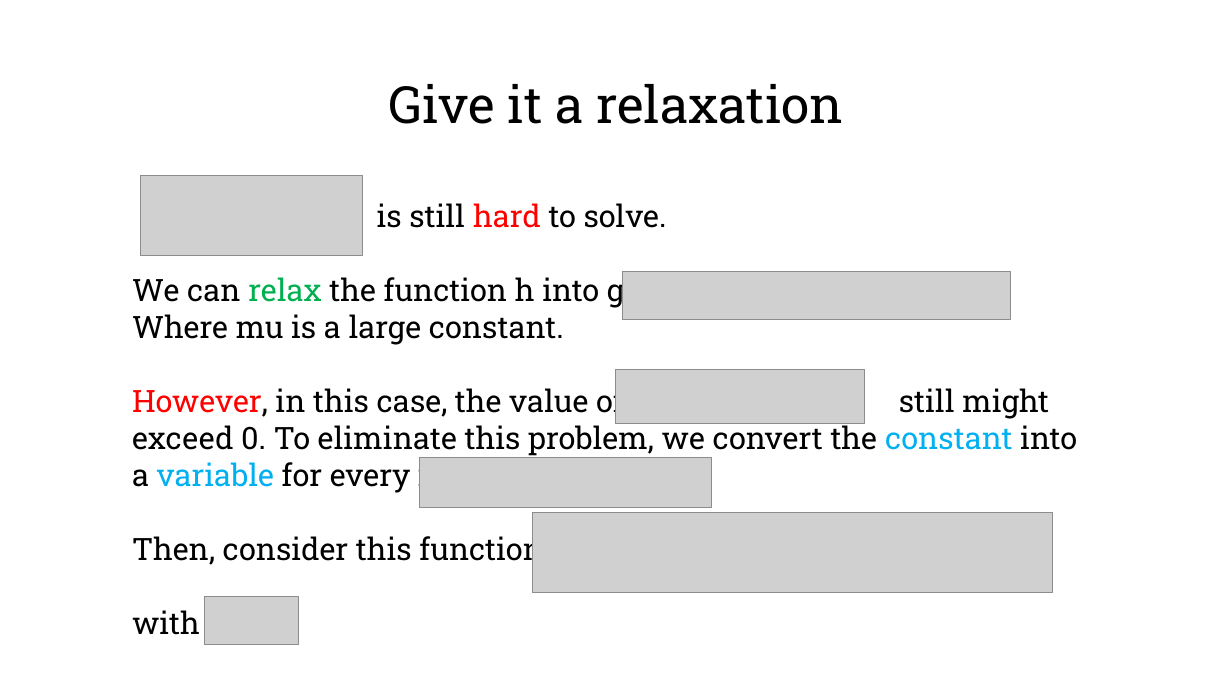
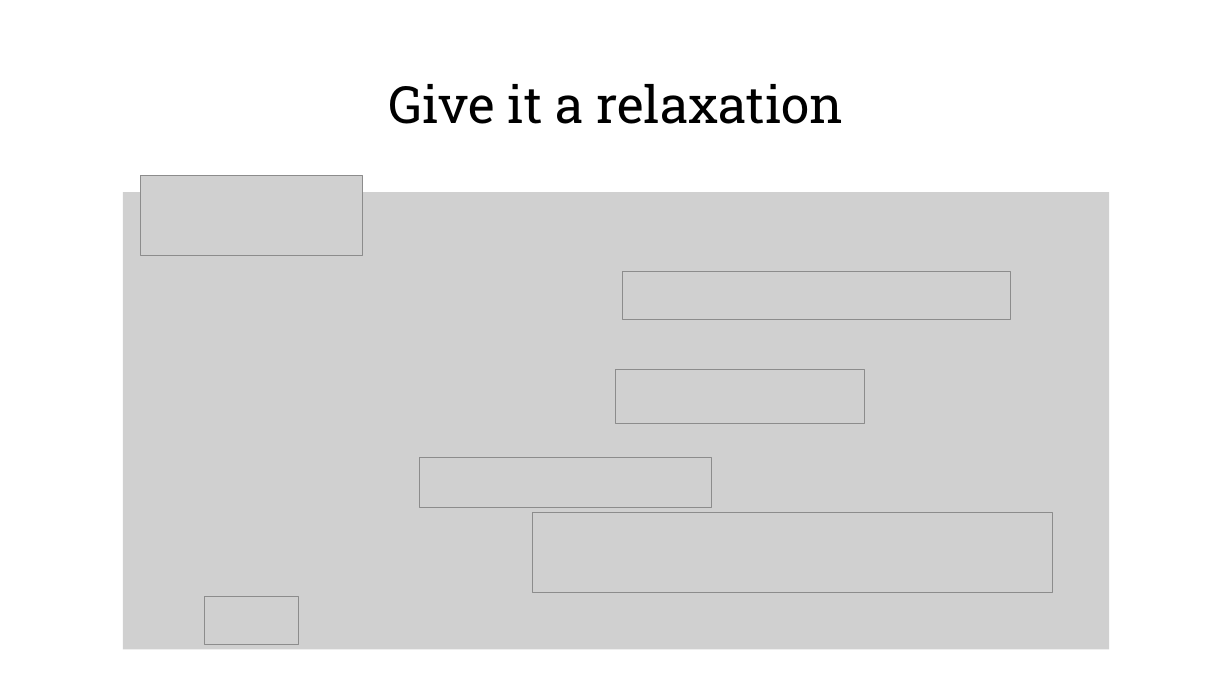
Before and after one commit to dream-tentacle/dream-tentacle.github.io, a slide deck: slide 9 of sources/relaxation methods.pptx. Drawn at 1232x693 pixels with LibreOffice and Linux fonts; fonts in the diff are those of the drawing; grey boxes stand for pictures. Boxes give left, top, right and bottom in pixels: in the first picture for what was removed or moved away, otherwise in the second. Text is boxed around its words. In the diff, an @@ line names an element or a change of style, - is before the commit and + after.

```diff
--- a/sources/relaxation methods.pptx
+++ b/sources/relaxation methods.pptx
@@ picture added at box(123, 192, 1109, 650) @@
@@ text removed at box(132, 203, 1077, 635) @@
-is still hard to solve.
-We can relax the function h into g:
-Where mu is a large constant.
-However, in this case, the value of still might exceed 0. To eliminate this problem, we convert the constant into a variable for every i:
-Then, consider this function:
-with
```
Also in this commit, not shown: 1 other slide changed, 8 slides added, 5 slides removed.
